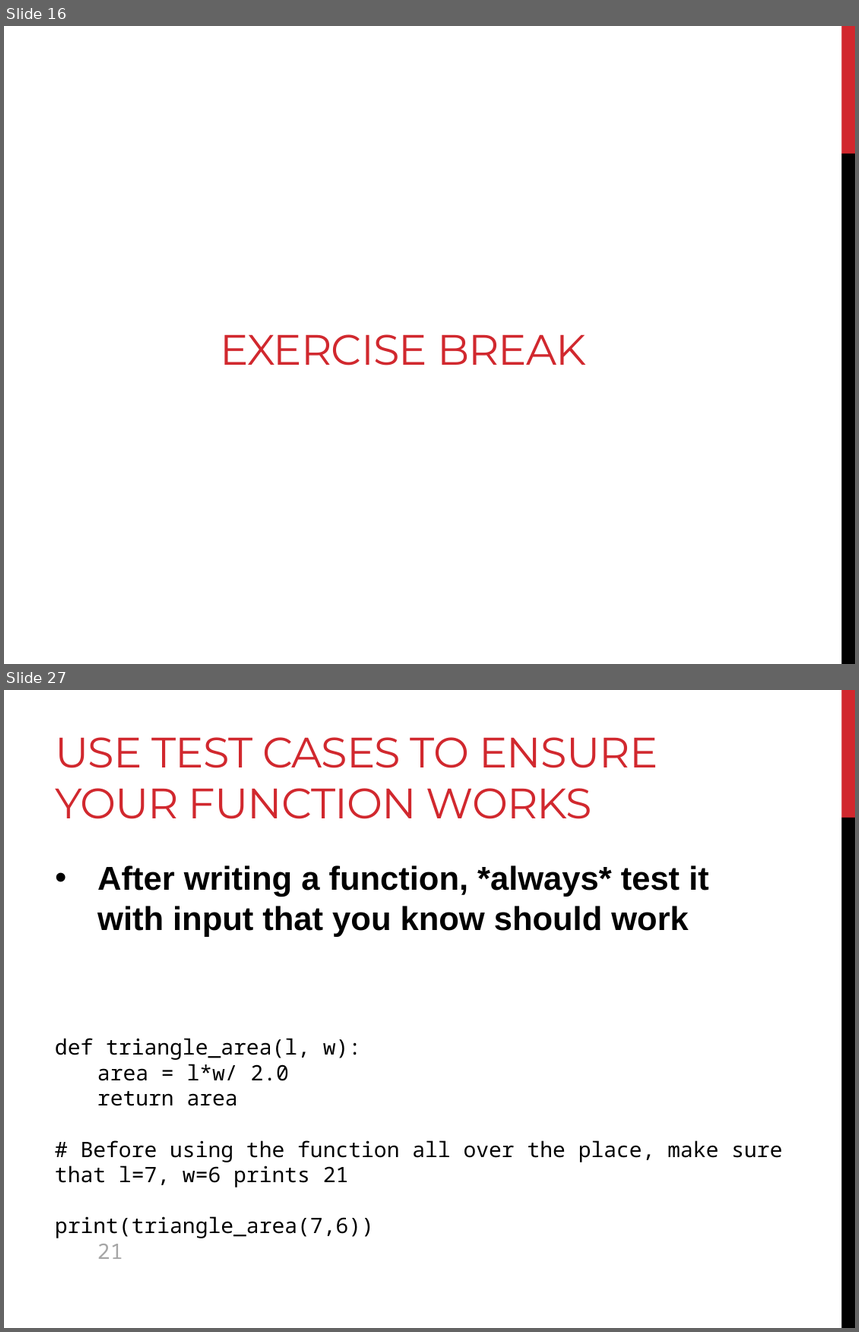
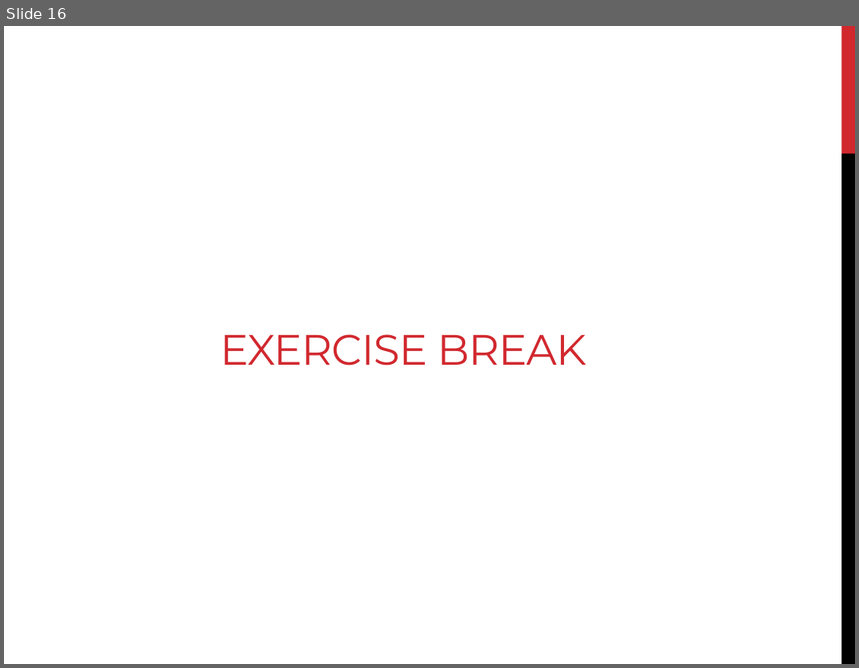
Before and after one commit to sjspielman/bdib2016_python, a slide deck: files/day3_materials/slides_day3.pptx. Shown one above the other, each under a label of ours: slides 16 and 27 before the commit, slide 16 after it; the slides between them are not shown. The pictures are 859x1332 and 859x668 pixels, drawn with LibreOffice and Linux fonts; fonts in the diff are those of the drawing. Boxes give left, top, right and bottom in pixels: in the first picture for what was removed or moved away, otherwise in the second. Text is boxed around its words. In the diff, an @@ line names an element or a change of style, - is before the commit and + after.

```diff
--- a/files/day3_materials/slides_day3.pptx
+++ b/files/day3_materials/slides_day3.pptx
@@ slide 27 removed at bbox=[4, 690, 855, 1328], background #FFFFFF; not listed: 2 template elements that a slide beside it also shows @@
@@ title removed at bbox=[55, 737, 658, 819] @@
-USE TEST CASES TO ENSURE YOUR FUNCTION WORKS
@@ text removed at bbox=[97, 866, 709, 937] @@
-• After writing a function, *always* test it with input that you know should work
@@ text removed at bbox=[55, 1038, 782, 1259] @@
-def triangle_area(l, w):
-area = l*w/ 2.0
-return area
-# Before using the function all over the place, make sure that l=7, w=6 prints 21
-print(triangle_area(7,6))
-21
```
Also in this commit, not shown: 14 other slides removed, 23 other files.
